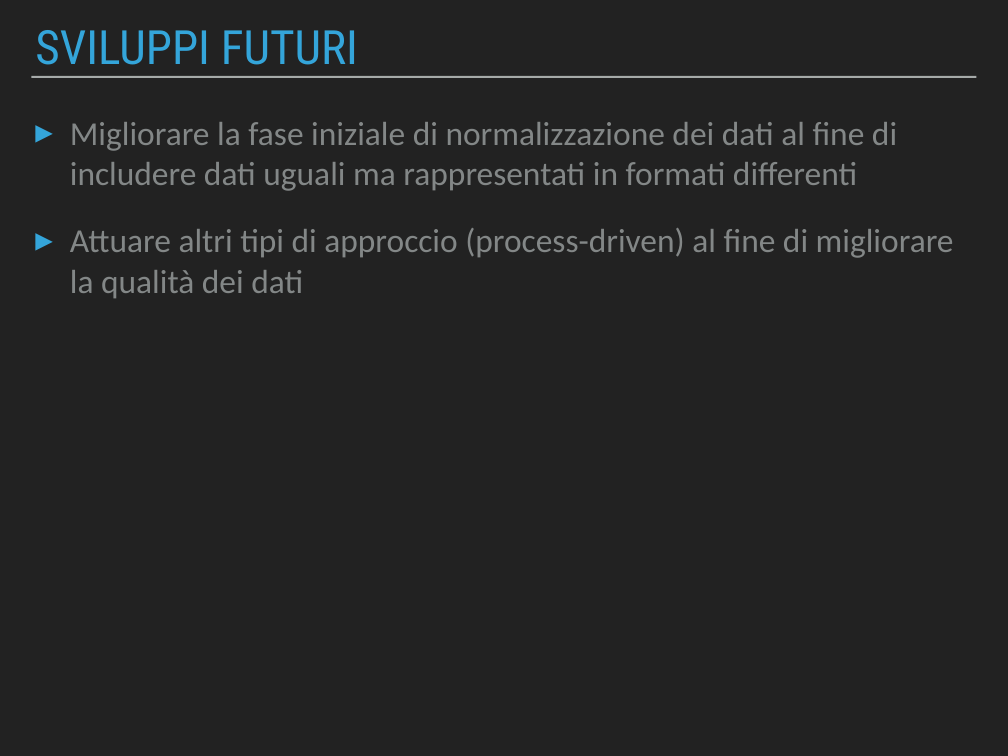
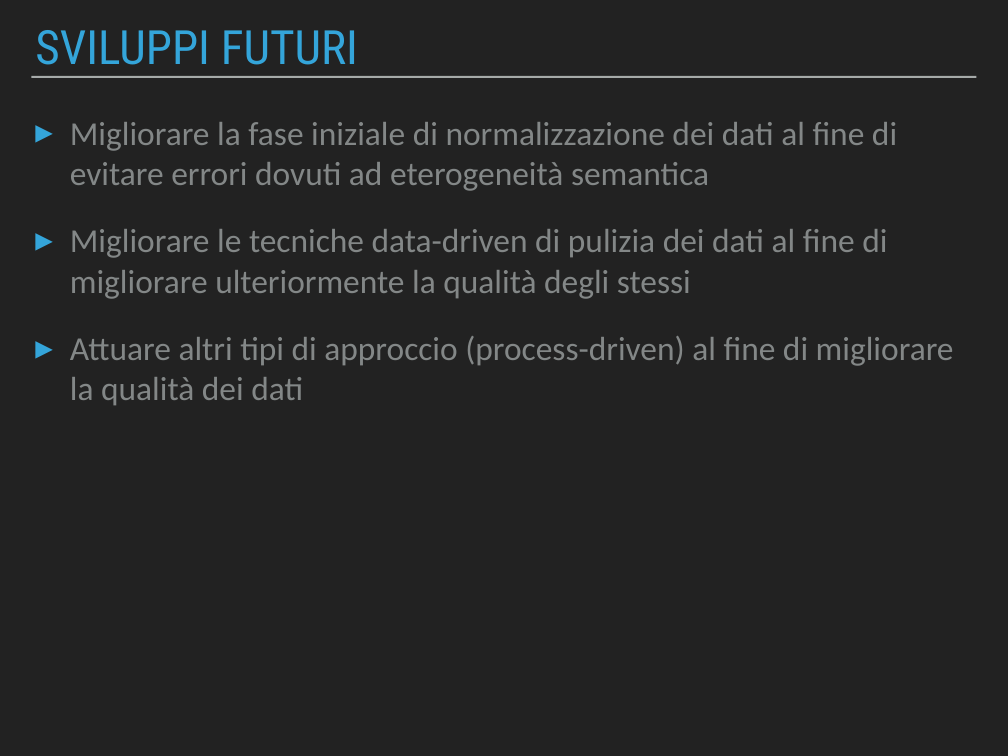
Before and after one commit to Beltra97/Unimib_ArchitettureDati, a slide deck: slide 20 of PresentazionePowerPoint.pptx. Drawn at 1008x756 pixels with LibreOffice and Linux fonts; fonts in the diff are those of the drawing. Boxes give left, top, right and bottom in pixels: in the first picture for what was removed or moved away, otherwise in the second. Text is boxed around its words. In the diff, an @@ line names an element or a change of style, - is before the commit and + after.

```diff
--- a/PresentazionePowerPoint.pptx
+++ b/PresentazionePowerPoint.pptx
@@ text at <box>70,122,897,299</box>: text changed @@
-▸ Migliorare la fase iniziale di normalizzazione dei dati al fine di includere dati uguali ma rappresentati in formati differenti
+▸ Migliorare la fase iniziale di normalizzazione dei dati al fine di evitare errori dovuti ad eterogeneità semantica
+▸ Migliorare le tecniche data-driven di pulizia dei dati al fine di migliorare ulteriormente la qualità degli stessi
```
Also in this commit, not shown: 10 other slides changed, 1 other file.
